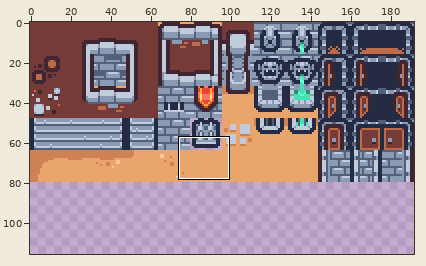
Sprite sheet -- assets/tilesheets/tile_dungeon.png. The first picture is a wide view before the edit; the outline marks the close-up.
Close-up. Before the commit:
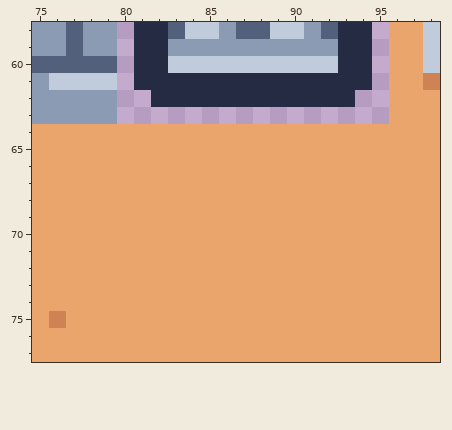
The file is 192x208 pixels. Shown: x 75..98, y 58..77. The wide view leaves out empty margins. The commit also changed other parts of the picture, which this record leaves out.
New version:
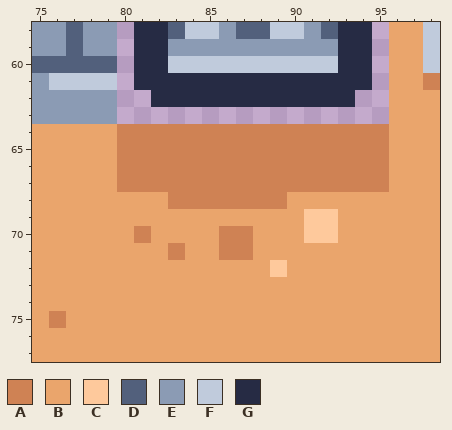
Palette (. is transparent): A #cf8254  B #eaa56c  C #fec99c  D #52607c  E #8b9bb4  F #c0cbdc  G #262b44
What changed:
The edit turns colour B into colour A in rows 64 to 67 at x 80 to 95; in row 68 at x 83 to 89; in row 70 at x 81 and 86 to 87; in row 71 at x 83 and 86 to 87.
The edit turns colour B into colour C in rows 69 to 70 at x 91 to 92; in row 72 at x 89.
Where, in picture pixels (left, top, right, bottom), the same in both close-ups:
changed: (117, 124, 389, 277)
